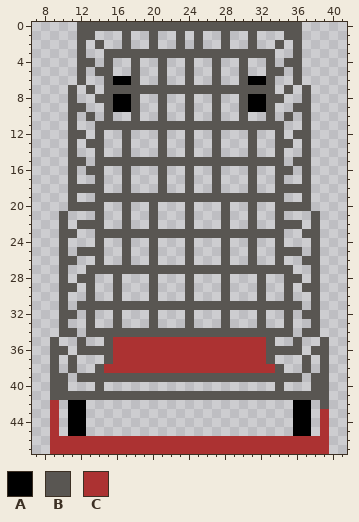
File history of a pixel-art file, Assets/Images/ShoppingCart.aseprite. The first picture shows the starting point.
49x48 pixels, 1 frame. Shown: x 7..41, y 0..47.
Palette (. is transparent): A #000000  B #595652  C #ac3232
Pixels before, first column x 9:
 0 ...BBBBBBBBBBBBBBBBBBBBBBBBB...
 1 ...BB...B..B..B.B..B..B...BB...
 2 ...B.B..B..B..B.B..B..B..B.B...
 3 ...B..BBBBBBBBBBBBBBBBBBB..B...
 4 ...BB.B..B..B..B..B..B..B.BB...
 5 ...B.BB..B..B..B..B..B..BB.B...
 6 ...B..BAAB..B..B..B..BAAB..B...
 7 ..B.B.BBBBBBBBBBBBBBBBBBB.B.B..
 8 ..B..BBAAB..B..B..B..BAABB..B..
 9 ..BB..BAAB..B..B..B..BAAB..BB..
10 ..B.B.B..B..B..B..B..B..B.B.B..
11 ..B..BBBBBBBBBBBBBBBBBBBBB..B..
12 ..BB.B..B...B..B..B...B..B.BB..
13 ..B.BB..B...B..B..B...B..BB.B..
14 ..B..B..B...B..B..B...B..B..B..
15 ..BB.BBBBBBBBBBBBBBBBBBBBB.BB..
16 ..B.BB..B...B..B..B...B..BB.B..
17 ..B..B..B...B..B..B...B..B..B..
18 ..BBBB..B...B..B..B...B..BBBB..
19 ..B..BBBBBBBBBBBBBBBBBBBBB..B..
20 ..BBBB..B..B...B...B..B..BBBB..
21 .B...B..B..B...B...B..B..B...B.
22 .B.BBB..B..B...B...B..B..BBB.B.
23 .BB..BBBBBBBBBBBBBBBBBBBBB..BB.
24 .B...B..B..B...B...B..B..B...B.
25 .B.BBB..B..B...B...B..B..BBB.B.
26 .BB..B..B..B...B...B..B..B..BB.
27 .B..BBBBBBBBBBBBBBBBBBBBBBB..B.
28 .B.BB..B...B...B...B...B..BB.B.
29 .BB.B..B...B...B...B...B..B.BB.
30 .B..B..B...B...B...B...B..B..B.
31 .B.BBBBBBBBBBBBBBBBBBBBBBBBB.B.
32 .BB.B..B...B...B...B...B..B.BB.
33 .B..B..B...B...B...B...B..B..B.
34 .BB.BBBBBBBBBBBBBBBBBBBBBBB.BB.
35 B..B..BCCCCCCCCCCCCCCCCCB..B..B
36 BB.BBBBCCCCCCCCCCCCCCCCCBBBB.BB
37 B.B...BCCCCCCCCCCCCCCCCCB...B.B
38 B.B..BCCCCCCCCCCCCCCCCCCCB..B.B
39 BB.BBBBBBBBBBBBBBBBBBBBBBBBB.BB
40 BB...B...................B...BB
41 BBBBBBBBBBBBBBBBBBBBBBBBBBBBBBB
42 C.AA.......................AA.B
43 C.AA.......................AA.C
44 C.AA.......................AA.C
45 C.AA.......................AA.C
46 CCCCCCCCCCCCCCCCCCCCCCCCCCCCCCC
47 CCCCCCCCCCCCCCCCCCCCCCCCCCCCCCC
New version:
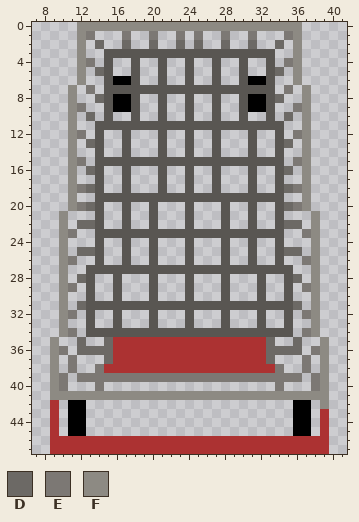
Colours new in this view: D #6c6965  E #7c7874  F #8d8a83
Difference:
y 0: x 12..36 BBBBBBBBBBBBBBBBBBBBBBBBB -> FFFFFFFFFFFFFFFFFFFFFFFFF
y 1: x 12..13 BB -> FE; x 17 B -> E; x 20 B -> E; x 23 B -> E; x 25 B -> E; x 28 B -> E; x 31 B -> E; x 35..36 BB -> EF
y 2: x 12 B -> F; x 14 B -> D; x 17 B -> D; x 20 B -> D; x 23 B -> D; x 25 B -> D; x 28 B -> D; x 31 B -> D; x 34 B -> D; x 36 B -> F
y 3: x 12 B -> F; x 36 B -> F
y 4: x 12..13 BB -> FE; x 35..36 BB -> EF
y 5: x 12 B -> F; x 14 B -> D; x 34 B -> D; x 36 B -> F
y 6: x 12 B -> F; x 36 B -> F
y 7: x 11 B -> F; x 13 B -> E; x 35 B -> E; x 37 B -> F
y 8: x 11 B -> F; x 14 B -> D; x 34 B -> D; x 37 B -> F
y 9: x 11..12 BB -> FE; x 36..37 BB -> EF
y 10: x 11 B -> F; x 13 B -> D; x 35 B -> D; x 37 B -> F
y 11: x 11 B -> F; x 37 B -> F
y 12: x 11..12 BB -> FE; x 36..37 BB -> EF
y 13: x 11 B -> F; x 13 B -> D; x 35 B -> D; x 37 B -> F
y 14: x 11 B -> F; x 37 B -> F
y 15: x 11..12 BB -> FE; x 36..37 BB -> EF
y 16: x 11 B -> F; x 13 B -> D; x 35 B -> D; x 37 B -> F
y 17: x 11 B -> F; x 37 B -> F
y 18: x 11..13 BBB -> FED; x 35..37 BBB -> DEF
y 19: x 11 B -> F; x 37 B -> F
y 20: x 11..13 BBB -> FED; x 35..37 BBB -> DEF
y 21: x 10 B -> F; x 38 B -> F
y 22: x 10 B -> F; x 12..13 BB -> DD; x 35..36 BB -> DD; x 38 B -> F
y 23: x 10..11 BB -> FE; x 37..38 BB -> EF
y 24: x 10 B -> F; x 38 B -> F
y 25: x 10 B -> F; x 12..13 BB -> DD; x 35..36 BB -> DD; x 38 B -> F
y 26: x 10..11 BB -> FE; x 37..38 BB -> EF
y 27: x 10 B -> F; x 38 B -> F
y 28: x 10 B -> F; x 12 B -> D; x 36 B -> D; x 38 B -> F
y 29: x 10..11 BB -> FE; x 37..38 BB -> EF
y 30: x 10 B -> F; x 38 B -> F
y 31: x 10 B -> F; x 12 B -> D; x 36 B -> D; x 38 B -> F
y 32: x 10..11 BB -> FE; x 37..38 BB -> EF
y 33: x 10 B -> F; x 38 B -> F
y 34: x 10..11 BB -> FE; x 37..38 BB -> EF
y 35: x 9 B -> F; x 12 B -> D; x 15 B -> D; x 33 B -> D; x 36 B -> D; x 39 B -> F
y 36: x 9..10 BB -> FE; x 12..15 BBBB -> DDDD; x 33..36 BBBB -> DDDD; x 38..39 BB -> EF
y 37: x 9 B -> F; x 11 B -> E; x 15 B -> D; x 33 B -> D; x 37 B -> E; x 39 B -> F
y 38: x 9 B -> F; x 11 B -> E; x 14 B -> E; x 34 B -> E; x 37 B -> E; x 39 B -> F
y 39: x 9..10 BB -> FE; x 12..36 BBBBBBBBBBBBBBBBBBBBBBBBB -> EEEEEEEEEEEEEEEEEEEEEEEEE; x 38..39 BB -> EF
y 40: x 9..10 BB -> FE; x 14 B -> E; x 34 B -> E; x 38..39 BB -> EF
y 41: x 9..39 BBBBBBBBBBBBBBBBBBBBBBBBBBBBBBB -> FFFFFFFFFFFFFFFFFFFFFFFFFFFFFFF
y 42: x 39 B -> F
